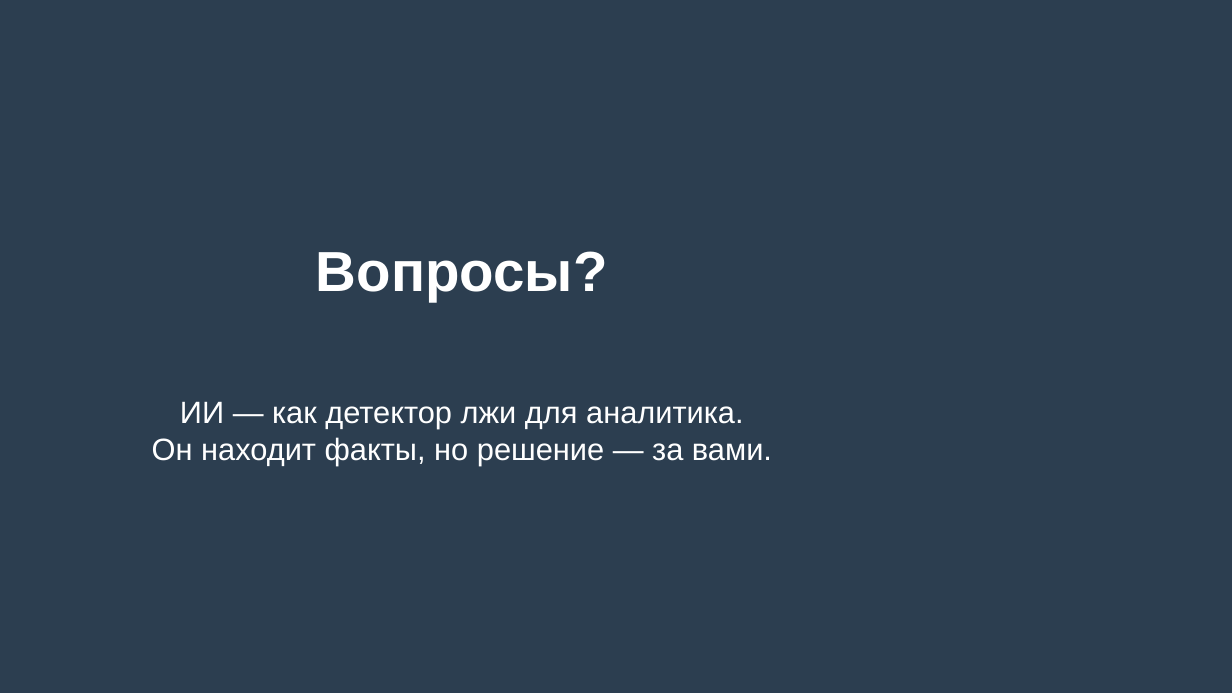
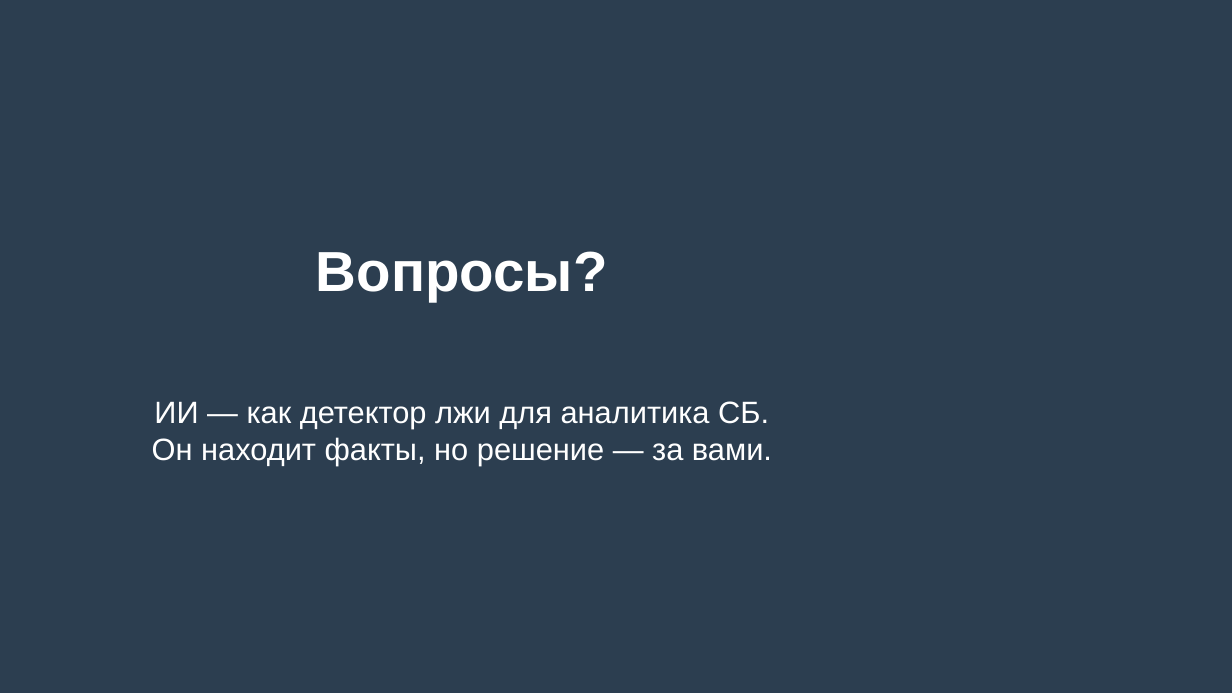
Before and after one commit to kimicito/delo-tech-skill, a slide deck: slide 18 of projects/ai-training-course/03-security/lesson-1-security.pptx. Drawn at 1232x693 pixels with LibreOffice and Linux fonts; fonts in the diff are those of the drawing. Boxes give left, top, right and bottom in pixels: in the first picture for what was removed or moved away, otherwise in the second. Text is boxed around its words. In the diff, an @@ line names an element or a change of style, - is before the commit and + after.

```diff
--- a/projects/ai-training-course/03-security/lesson-1-security.pptx
+++ b/projects/ai-training-course/03-security/lesson-1-security.pptx
@@ text at [152,401,772,465]: text changed @@
-ИИ — как детектор лжи для аналитика.
-Он находит факты, но решение — за вами.
+ИИ — как детектор лжи для аналитика СБ.
+Он находит факты, но решение — за вами.
```
Also in this commit, not shown: 9 other slides changed, 2 other files.
